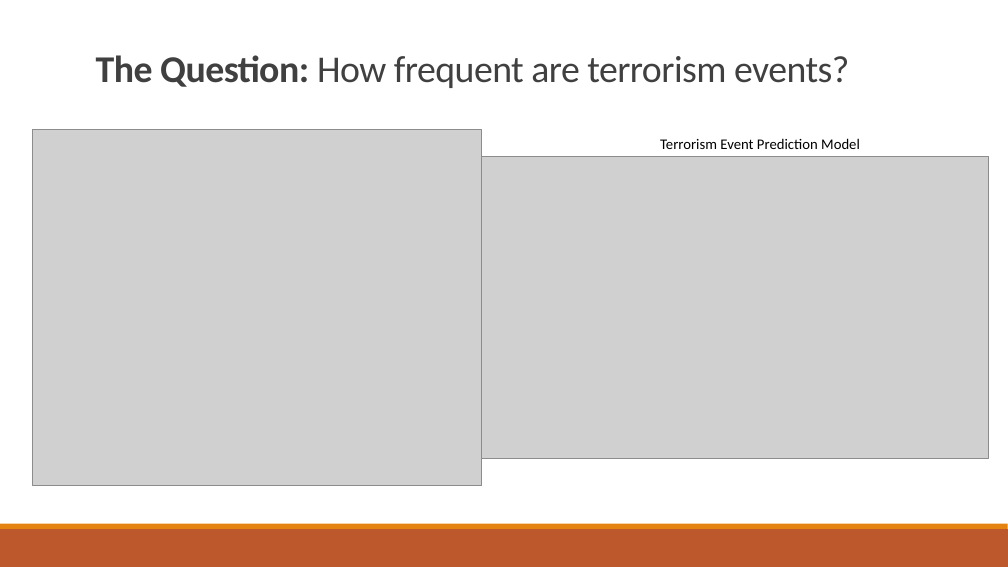
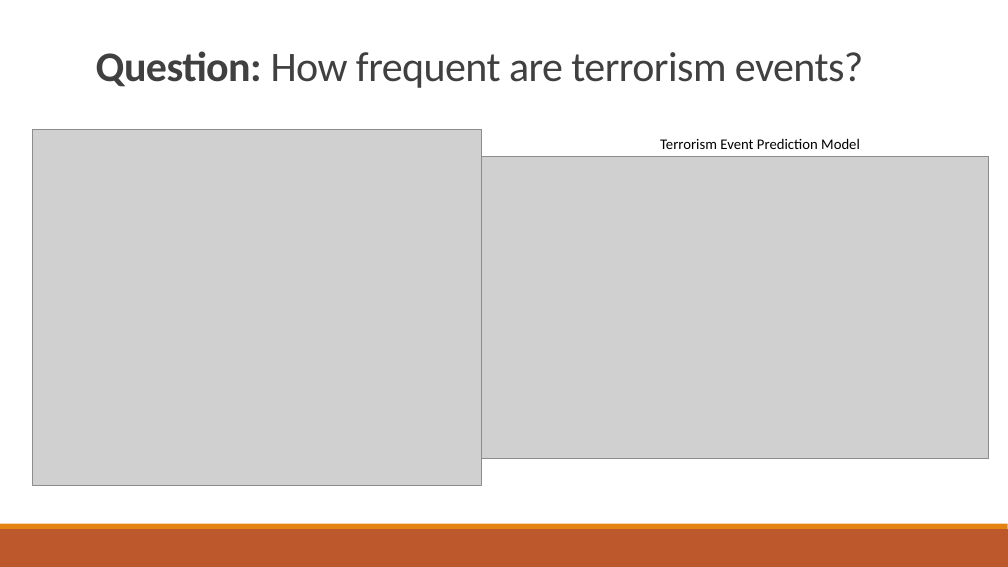
Before and after one commit to jessetjohnson17/special_tools, a slide deck: slide 3 of Volunteers.pptx. Drawn at 1008x567 pixels with LibreOffice and Linux fonts; fonts in the diff are those of the drawing; grey boxes stand for pictures. Boxes give left, top, right and bottom in pixels: in the first picture for what was removed or moved away, otherwise in the second. Text is boxed around its words. In the diff, an @@ line names an element or a change of style, - is before the commit and + after.

```diff
--- a/Volunteers.pptx
+++ b/Volunteers.pptx
@@ title at (x1=96, y1=51, x2=863, y2=88): text changed; size 36 to 40 pt @@
-The Question: How frequent are terrorism events?
+Question: How frequent are terrorism events?
```
Also in this commit, not shown: 3 other slides changed, 1 slide added, 1 slide removed, 1 other file.
